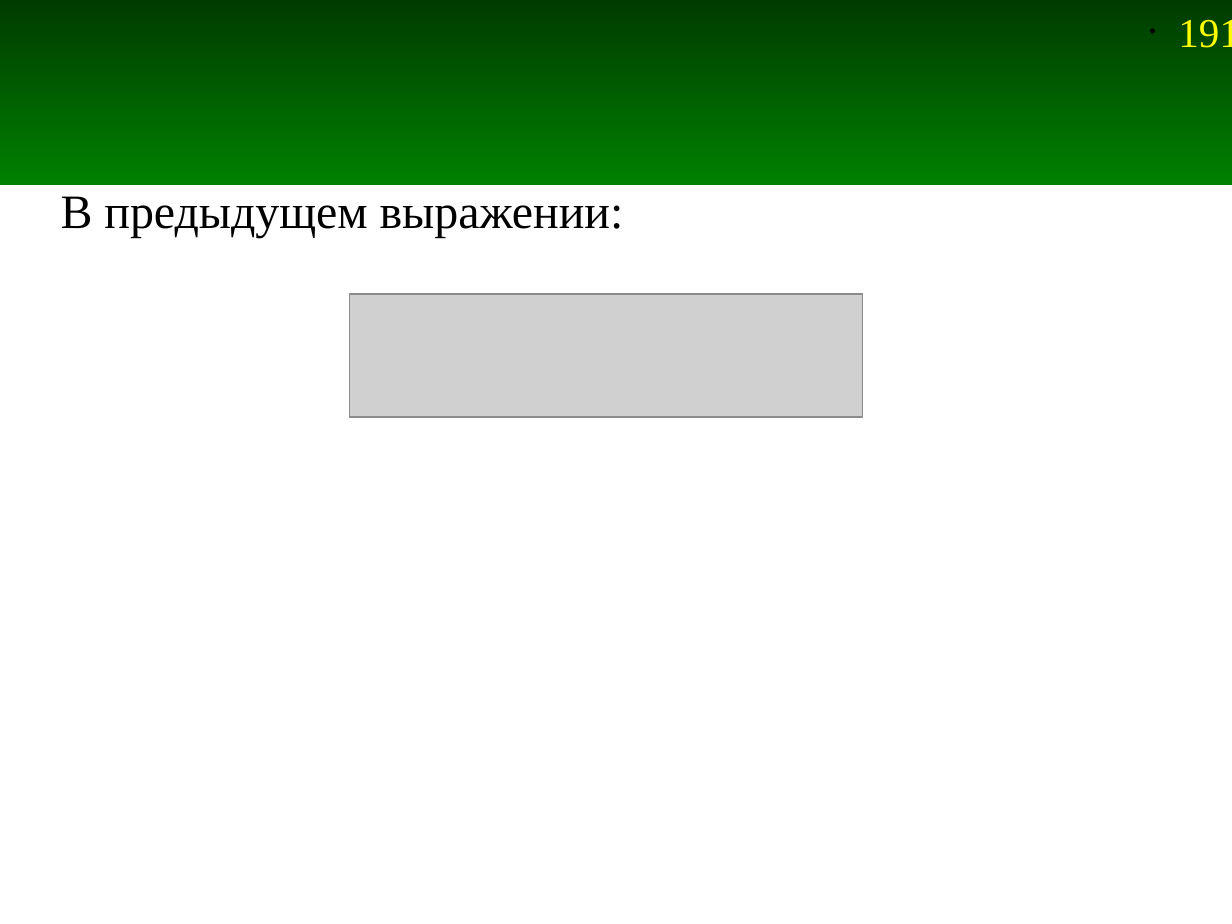
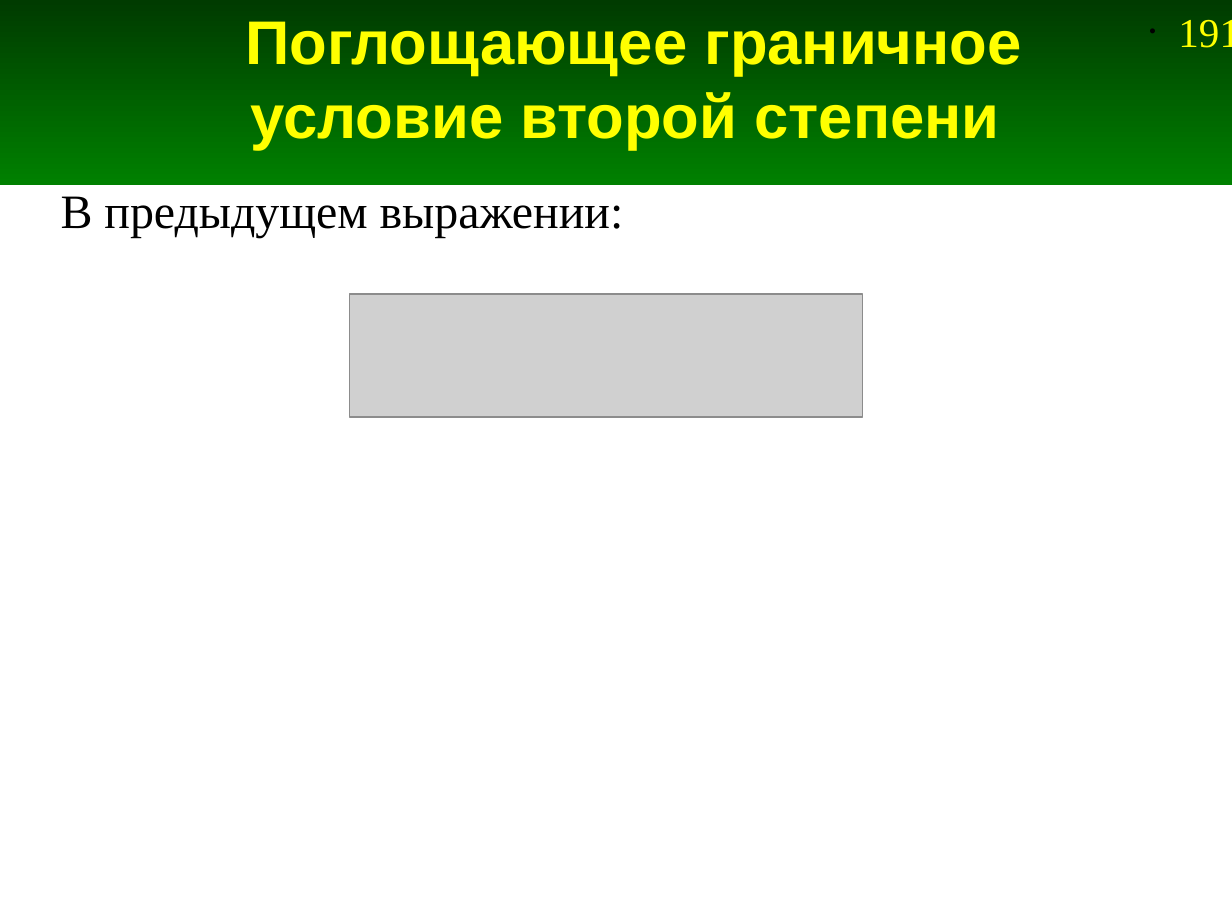
Before and after one commit to andris0147sv/modelling, a slide deck: slide 191 of presentations/2. FDTD.odp. Drawn at 1232x924 pixels with LibreOffice and Linux fonts; fonts in the diff are those of the drawing; grey boxes stand for pictures. Boxes give left, top, right and bottom in pixels: in the first picture for what was removed or moved away, otherwise in the second. Text is boxed around its words. In the diff, an @@ line names an element or a change of style, - is before the commit and + after.

```diff
--- a/presentations/2. FDTD.odp
+++ b/presentations/2. FDTD.odp
@@ title added at [246,21,1021,150], 36 pt, text #FFFF00, bold @@
+Поглощающее граничное условие второй степени
```
Also in this commit, not shown: 12 other slides changed, 1 slide added, 1 slide removed, 1 other file.
